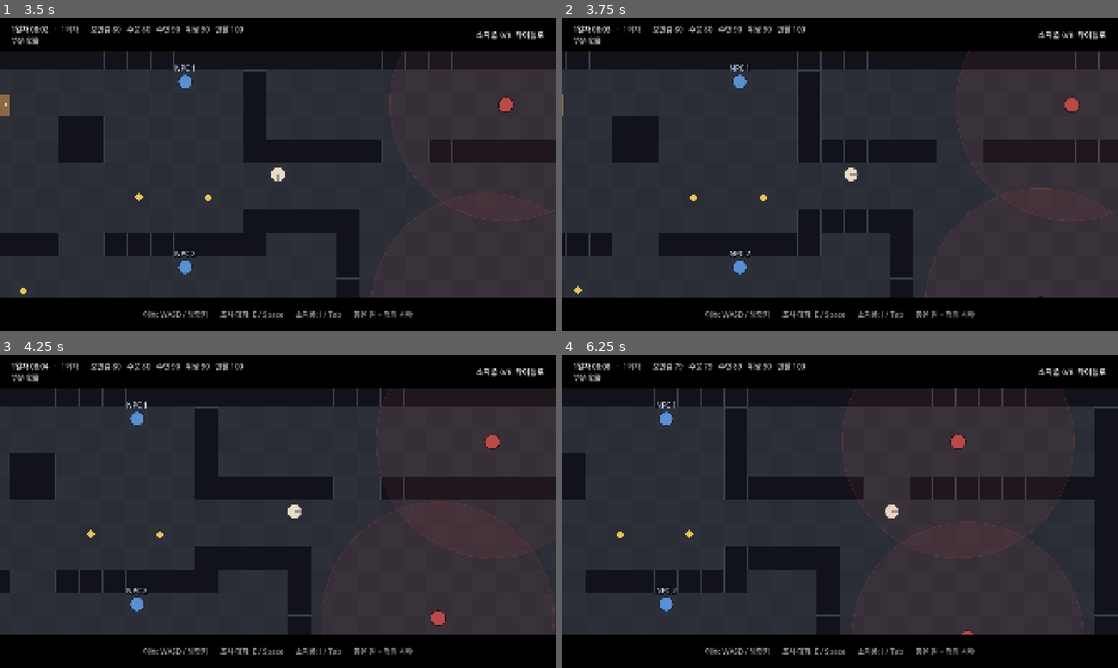
Above: before the commit, frames 1-4 (two rows, left to right).
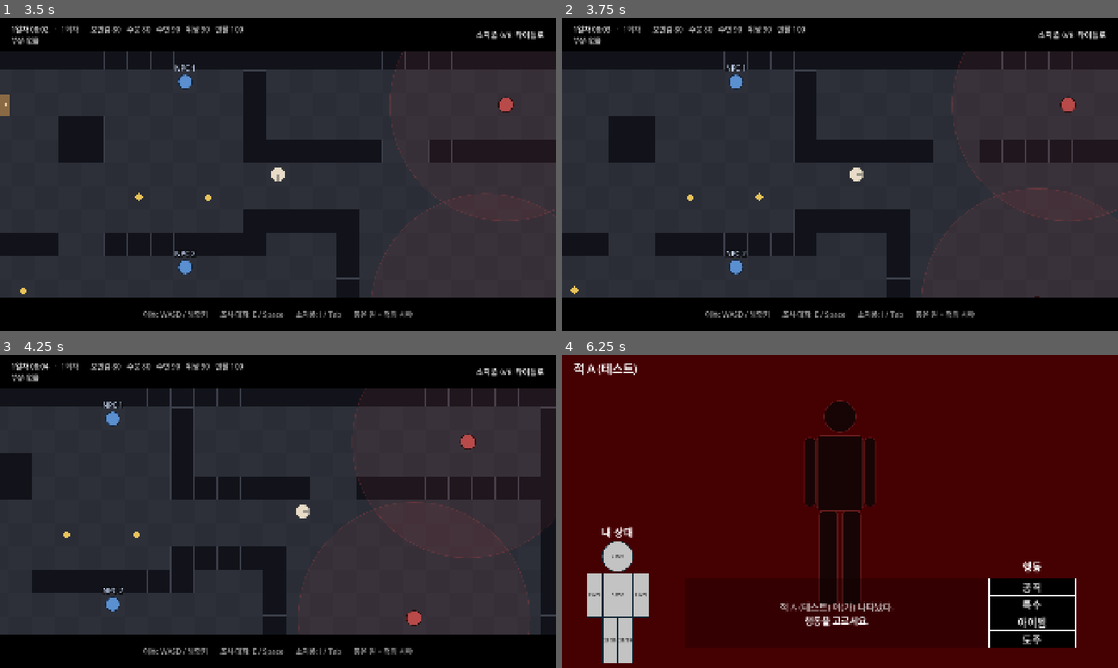
Above: after the commit, the same moments.

Repository: HomilBBANG/rt_Tevah
Game: Godot game, scene res://scenes/title.tscn
The game is run twice, just before and just after one commit, with the same random seed, the same clock (stepped at 60 frames per second) and the same inputs.
Inputs (mouse positions are in pixels of both pictures, inside the frame that each line leads up to):
- Up to frame 1 (3.5 s): click "새 회차" at 0.5 s; click "소지품 0/8" at 1.25 s; click "타이틀로" at 2 s; click "닫기" at 2.75 s
- Up to frame 2 (3.75 s): tap Enter (ui_accept) at 3.5 s; move the mouse to (962, 158) at 3.52 s; hold D (dodge_right) from 3.53 s (still down); hold Shift (run, bound only after the commit) from 3.53 s (still down); click (962, 158) at 3.67 s
- Up to frame 3 (4.25 s): keep holding D (dodge_right); keep holding Shift (run, bound only after the commit); tap Enter (ui_accept) at 3.77 s
- Up to frame 4 (6.25 s): release D (dodge_right) at 4.25 s; release Shift (run, bound only after the commit) at 4.25 s; drag from (728, 527) to (812, 574) at 4.27 s; move the mouse to (895, 442) at 5.02 s; hold D (dodge_right) 5.03-5.75 s; hold Shift (run, bound only after the commit) 5.03-5.75 s; drag from (812, 574) to (673, 464) at 5.77 s

Frame 1 is identical in both runs. In frame 2, 2.6% of the frame differs, in the area x 0-100%, y 10-90%; in frame 3, 11%; in frame 4, 98%, in the area x 0-100%, y 0-100%.

Commit message:
Split characters into Player and Npcs sheets; run; combat Special button
- content.xlsx: Characters/Enemies/EnemyParts/EnemyAttacks -> Player, Npcs (all NPCs and
  enemies, since NPCs can be fought), NpcParts, NpcAttacks. Both have walk/run speed and the
  six abilities strength/endurance/intelligence/health/mental/divinity, which replace the
  dummy dice abilities stat_a/stat_b. PlayerParts and NpcParts get a per-part attack value
  (stored only; damage formula is TODO)
- Converter: new sheets; an NPC with NpcParts/NpcAttacks is fightable (enemies.json keeps
  enemy_id = npc_id); protagonist ids must be in Player
- Field: player walks at walk_speed and runs at run_speed while holding Shift (pad L1);
  map enemies patrol at walk_speed and chase at run_speed. Config field_*_speed removed
- Combat: text box background 30% opacity; new Special action under Attack (no special
  actions defined yet, shows a notice + cancel)
- Cat dialogue text edit by the user included

Co-Authored-By: Claude Opus 5.5 <noreply@anthropic.com>

Diff:
--- a/core/expr.gd
+++ b/core/expr.gd
@@ -1,10 +1,10 @@
 extends RefCounted
 ## 조건·효과 문법 파서. tools/xlsx_to_json.py 의 검사기와 같은 문법 — 한쪽을 바꾸면 다른 쪽도 맞출 것.
 ##
-## 조건: has:id, has:id>=2, flag:x, wflag:x, stat:hp>=30, abil:stat_a>=3, surv:hunger<30, trait:x,
+## 조건: has:id, has:id>=2, flag:x, wflag:x, stat:hp>=30, abil:strength>=3, surv:hunger<30, trait:x,
 ##       cut:left_arm / cut:any (팔다리 절단), count:death>=1 / count:run>=2 (월드 기록) / 연산자 ! & | ( )  (우선순위 ! > & > |)
 ## 효과(; 구분): item:+id, item:-id, item:+id*2, stat:hp-10 / +10 / =10, setflag:x, clearflag:x,
-##              setwflag:x, loot:spot, goto:node, abil:stat_a+1 / -1 / =3, surv:hunger+40, save,
+##              setwflag:x, loot:spot, goto:node, abil:strength+1 / -1 / =3, surv:hunger+40, save,
 ##              restore:left_arm / restore:all (잘린 팔다리 복구, §10 거래)
 ##
 ## 문법 오류는 크래시하지 않는다: push_error 로 남기고 조건은 false, 효과는 그 항목만 건너뛴다.
--- a/core/input_actions.gd
+++ b/core/input_actions.gd
@@ -3,6 +3,7 @@
 ##   move_*  : 탐험 이동 (WASD, 방향키, 패드 십자키·왼스틱)
 ##   interact: 조사·대화 (E, Space, Enter, 패드 A)
 ##   inventory: 소지품 (I, Tab, 패드 Y)
+##   run     : 누르는 동안 달리기 (Shift, 패드 L1)
 ##   dodge_* : 전투 회피 (WASD, 방향키, 패드 십자키) — 기획서 §8.1
 
 const KEYS := {
@@ -12,6 +13,7 @@
 	"dodge_down": [KEY_S, KEY_DOWN], "dodge_right": [KEY_D, KEY_RIGHT],
 	"interact": [KEY_E, KEY_SPACE, KEY_ENTER],
 	"inventory": [KEY_I, KEY_TAB],
+	"run": [KEY_SHIFT],
 }
 const PAD_BUTTONS := {
 	"move_up": JOY_BUTTON_DPAD_UP, "move_left": JOY_BUTTON_DPAD_LEFT,
@@ -20,6 +22,7 @@
 	"dodge_down": JOY_BUTTON_DPAD_DOWN, "dodge_right": JOY_BUTTON_DPAD_RIGHT,
 	"interact": JOY_BUTTON_A,
 	"inventory": JOY_BUTTON_Y,
+	"run": JOY_BUTTON_LEFT_SHOULDER,
 }
 const PAD_AXES := {
 	"move_up": [JOY_AXIS_LEFT_Y, -1.0], "move_down": [JOY_AXIS_LEFT_Y, 1.0],
--- a/data/abilities.json
+++ b/data/abilities.json
@@ -1,10 +1,26 @@
 [
  {
-  "ability_id": "stat_a",
-  "name": "능력치 A"
+  "ability_id": "strength",
+  "name": "근력"
  },
  {
-  "ability_id": "stat_b",
-  "name": "능력치 B"
+  "ability_id": "endurance",
+  "name": "지구력"
+ },
+ {
+  "ability_id": "intelligence",
+  "name": "지능"
+ },
+ {
+  "ability_id": "health",
+  "name": "건강"
+ },
+ {
+  "ability_id": "mental",
+  "name": "정신력"
+ },
+ {
+  "ability_id": "divinity",
+  "name": "신성력"
  }
 ]
--- a/data/characters.json
+++ b/data/characters.json
@@ -2,44 +2,105 @@
  {
   "char_id": "char_t1",
   "name": "주인공 1",
+  "name_color": "#D81B4A",
   "traits": [
    "tester"
   ],
-  "name_color": "#D81B4A",
   "abilities": {
-   "stat_a": 3,
-   "stat_b": 0
-  }
+   "strength": 3,
+   "endurance": 0,
+   "intelligence": 0,
+   "health": 0,
+   "mental": 0,
+   "divinity": 0
+  },
+  "walk_speed": 4.0,
+  "run_speed": 6.0,
+  "is_player": true
  },
  {
   "char_id": "char_t2",
   "name": "주인공 2",
+  "name_color": "",
   "traits": [],
-  "name_color": "",
   "abilities": {
-   "stat_a": 1,
-   "stat_b": 2
-  }
+   "strength": 1,
+   "endurance": 0,
+   "intelligence": 2,
+   "health": 0,
+   "mental": 0,
+   "divinity": 0
+  },
+  "walk_speed": 4.0,
+  "run_speed": 6.0,
+  "is_player": true
  },
  {
   "char_id": "char_npc",
   "name": "NPC 1",
+  "name_color": "#F2C200",
   "traits": [],
-  "name_color": "#F2C200",
-  "abilities": {}
+  "abilities": {
+   "strength": 0,
+   "endurance": 0,
+   "intelligence": 0,
+   "health": 0,
+   "mental": 0,
+   "divinity": 0
+  },
+  "walk_speed": 0.0,
+  "run_speed": 0.0,
+  "is_player": false
  },
  {
   "char_id": "char_npc2",
   "name": "NPC 2",
+  "name_color": "#4FC3F7",
   "traits": [],
-  "name_color": "#4FC3F7",
-  "abilities": {}
+  "abilities": {
+   "strength": 0,
+   "endurance": 0,
+   "intelligence": 0,
+   "health": 0,
+   "mental": 0,
+   "divinity": 0
+  },
+  "walk_speed": 0.0,
+  "run_speed": 0.0,
+  "is_player": false
  },
  {
   "char_id": "char_cat",
   "name": "고양이",
+  "name_color": "#E8B04A",
   "traits": [],
-  "name_color": "#E8B04A",
-  "abilities": {}
+  "abilities": {
+   "strength": 0,
+   "endurance": 0,
+   "intelligence": 0,
+   "health": 0,
+   "mental": 0,
+   "divinity": 0
+  },
+  "walk_speed": 0.0,
+  "run_speed": 0.0,
+  "is_player": false
+ },
+ {
+  "char_id": "enemy_test",
+  "name": "적 A (테스트)",
+  "name_color": "",
+  "traits": [],
+  "abilities": {
+   "strength": 0,
+   "endurance": 0,
+   "intelligence": 0,
+   "health": 0,
+   "mental": 0,
+   "divinity": 0
+  },
+  "walk_speed": 2.0,
+  "run_speed": 3.2,
+  "is_player": false
  }
 ]
--- a/data/choices.json
+++ b/data/choices.json
@@ -297,7 +297,7 @@
   "effects": "setflag:dice_ok",
   "next_node": "t1_dice_ok",
   "type": "dice",
-  "check": "stat_a",
+  "check": "strength",
   "dc": 12,
   "mod": 0,
   "fail_effects": "stat:hp-5",
@@ -313,7 +313,7 @@
   "effects": "",
   "next_node": "t1_dice_ok",
   "type": "dice",
-  "check": "stat_b",
+  "check": "intelligence",
   "dc": 10,
   "mod": -5,
   "fail_effects": "",
@@ -326,7 +326,7 @@
   "condition": "",
   "show_mode": "",
   "cost": "",
-  "effects": "abil:stat_a+1",
+  "effects": "abil:strength+1",
   "next_node": "t1_e",
   "type": "normal",
   "check": "",
@@ -338,8 +338,8 @@
  {
   "choice_id": "c_e4",
   "node_id": "t1_e",
-  "text": "능력치 조건 (abil:stat_a>=4)",
-  "condition": "abil:stat_a>=4",
+  "text": "능력치 조건 (abil:strength>=4)",
+  "condition": "abil:strength>=4",
   "show_mode": "gray",
   "cost": "",
   "effects": "",
@@ -466,14 +466,14 @@
  {
   "choice_id": "fdc3",
   "node_id": "fd_npc1_a",
-  "text": "설득 (능력치 A, 목표 12)",
+  "text": "설득 (근력, 목표 12)",
   "condition": "",
   "show_mode": "",
   "cost": "",
   "effects": "item:+bandage",
   "next_node": "fd_npc1_b",
   "type": "dice",
-  "check": "stat_a",
+  "check": "strength",
   "dc": 12,
   "mod": 0,
   "fail_effects": "",
--- a/data/config.json
+++ b/data/config.json
@@ -13,9 +13,6 @@
  "combat_flee_chance": 50,
  "combat_feint_switch": 0.55,
  "field_tile": 80,
- "field_player_speed": 4,
- "field_enemy_speed": 2,
- "field_enemy_chase_speed": 3.2,
  "field_enemy_sight": 5,
  "field_enemy_lose_sight": 8,
  "field_flee_grace": 3,
--- a/data/enemies.json
+++ b/data/enemies.json
@@ -2,38 +2,52 @@
  {
   "enemy_id": "enemy_test",
   "name": "적 A (테스트)",
+  "image": "",
   "flee_chance": 50.0,
-  "image": "",
+  "walk_speed": 2.0,
+  "run_speed": 3.2,
+  "abilities": {
+   "strength": 0,
+   "endurance": 0,
+   "intelligence": 0,
+   "health": 0,
+   "mental": 0,
+   "divinity": 0
+  },
   "parts": [
    {
-    "enemy_id": "enemy_test",
+    "npc_id": "enemy_test",
     "part_id": "head",
     "name": "머리",
     "hp": 10,
+    "attack": 12,
     "hit_chance": 50.0,
     "vital": true
    },
    {
-    "enemy_id": "enemy_test",
+    "npc_id": "enemy_test",
     "part_id": "torso",
     "name": "몸통",
     "hp": 30,
+    "attack": 0,
     "hit_chance": 90.0,
     "vital": true
    },
    {
-    "enemy_id": "enemy_test",
+    "npc_id": "enemy_test",
     "part_id": "left_arm",
     "name": "왼팔",
     "hp": 15,
+    "attack": 8,
     "hit_chance": 70.0,
     "vital": false
    },
    {
-    "enemy_id": "enemy_test",
+    "npc_id": "enemy_test",
     "part_id": "right_arm",
     "name": "오른팔",
     "hp": 15,
+    "attack": 10,
     "hit_chance": 70.0,
     "vital": false
    }
@@ -41,7 +55,7 @@
   "attacks": [
    {
     "attack_id": "atk_normal",
-    "enemy_id": "enemy_test",
+    "npc_id": "enemy_test",
     "name": "일반 공격 (테스트)",
     "part": "right_arm",
     "pattern": "normal",
@@ -58,7 +72,7 @@
    },
    {
     "attack_id": "atk_quick",
-    "enemy_id": "enemy_test",
+    "npc_id": "enemy_test",
     "name": "속공 (테스트)",
     "part": "left_arm",
     "pattern": "quick",
@@ -75,7 +89,7 @@
    },
    {
     "attack_id": "atk_combo",
-    "enemy_id": "enemy_test",
+    "npc_id": "enemy_test",
     "name": "연속 공격 (테스트)",
     "part": "right_arm",
     "pattern": "combo",
@@ -96,7 +110,7 @@
    },
    {
     "attack_id": "atk_feint",
-    "enemy_id": "enemy_test",
+    "npc_id": "enemy_test",
     "name": "기만 공격 (테스트)",
     "part": "head",
     "pattern": "feint",
--- a/data/items.json
+++ b/data/items.json
@@ -17,7 +17,7 @@
   "stack_max": 1,
   "dice_bonus": [
    {
-    "ability": "stat_a",
+    "ability": "strength",
     "value": 1
    }
   ]
--- a/data/nodes.json
+++ b/data/nodes.json
@@ -146,7 +146,7 @@
   "node_id": "fd_cat_a",
   "episode_id": "",
   "speaker_id": "char_cat",
-  "text": "고양이 노드 (테스트, 사람 말을 하지 않는다)",
+  "text": "먀옹",
   "next_node": "",
   "on_enter": "",
   "kind": "",
--- a/data/player_parts.json
+++ b/data/player_parts.json
@@ -4,6 +4,7 @@
   "name": "머리",
   "key": "W",
   "hp": 20,
+  "attack": 0,
   "vital": true
  },
  {
@@ -11,6 +12,7 @@
   "name": "몸통",
   "key": "S",
   "hp": 50,
+  "attack": 0,
   "vital": true
  },
  {
@@ -18,6 +20,7 @@
   "name": "왼팔",
   "key": "A",
   "hp": 25,
+  "attack": 10,
   "vital": false
  },
  {
@@ -25,6 +28,7 @@
   "name": "오른팔",
   "key": "D",
   "hp": 25,
+  "attack": 10,
   "vital": false
  },
  {
@@ -32,6 +36,7 @@
   "name": "왼다리",
   "key": "A",
   "hp": 25,
+  "attack": 5,
   "vital": false
  },
  {
@@ -39,6 +44,7 @@
   "name": "오른다리",
   "key": "D",
   "hp": 25,
+  "attack": 5,
   "vital": false
  }
 ]
--- a/scenes/combat.gd
+++ b/scenes/combat.gd
@@ -3,7 +3,8 @@
 ##
 ## 배치: 왼쪽 위 적 이름 / 가운데 적 그림 / 왼쪽 아래 내 상태(부위 HP) / 가운데 아래 텍스트 창 / 그 오른쪽 행동 버튼
 ## 텍스트 창: 시스템 메시지 + 행동 세부 선택지(공격할 부위 등)
-## 플레이어 턴: 공격(텍스트 창에서 적 부위 선택) / 아이템(인벤토리, 소모품 사용) / 도주(주사위 1~100 ≤ 적의 도주 성공률)
+## 플레이어 턴: 공격(텍스트 창에서 적 부위 선택) / 특수(스킬·무기 던지기 등, 아직 없음) / 아이템(인벤토리, 소모품 사용)
+##   / 도주(주사위 1~100 ≤ 적의 도주 성공률)
 ## 적 턴: 공격 전조 → 회피 원이 고리에 닿는 순간 맞는 방향키(W/A/S/D 또는 방향키·패드) 입력
 
 const Combat = preload("res://core/combat/combat.gd")
@@ -28,7 +29,7 @@
 var embedded := false
 var enemy_id_override := ""
 var player_state := {}
-var _state := ""              # player / target / item / rolling / enemy / over
+var _state := ""              # player / target / special / item / rolling / enemy / over
 var _log: PackedStringArray = []
 var _prompt := ""             # 텍스트 창 마지막 줄 (안내·주사위 등)
 var _intro := ""              # "적 이(가) 나타났다." — 첫 행동 결과가 나오기 전까지만 보임 (로그에 남기지 않음)
@@ -52,6 +53,7 @@
 	%PlayerBody.order = combat.player_order
 	%PlayerBody.mouse_filter = Control.MOUSE_FILTER_IGNORE
 	%AttackButton.pressed.connect(_on_attack)
+	%SpecialButton.pressed.connect(_on_special)
 	%ItemButton.pressed.connect(_on_item)
 	%FleeButton.pressed.connect(_on_flee)
 	%Inventory.use_handler = _on_item_used
@@ -83,6 +85,7 @@
 
 func _set_actions(on: bool) -> void:
 	%AttackButton.disabled = not on or not combat.can_attack()
+	%SpecialButton.disabled = not on
 	%ItemButton.disabled = not on
 	%FleeButton.disabled = not on or not combat.can_flee()
 
@@ -124,6 +127,19 @@
 		else:
 			_add_log("%s 명중 (-%d)" % [part_name, res.damage])
 	await _after_player_action()
+
+
+## 특수 → 텍스트 창에 특수 행동 목록 (스킬 사용·무기 던지기 등)
+## TODO(기획): 특수 행동 데이터(스킬 시트, 신성력 소모, 던질 수 있는 무기)가 정해지면 목록을 채운다. 지금은 비어 있음
+func _on_special() -> void:
+	if _state != "player":
+		return
+	_state = "special"
+	_set_actions(false)
+	_clear_options()
+	_set_prompt("아직 쓸 수 있는 특수 행동이 없다.")
+	_option_button("취소").pressed.connect(_player_turn)
+	%Options.visible = true
 
 
 ## 아이템 → 인벤토리 (소모품 사용). TODO(기획): 장비 착용 — 장비 시스템이 아직 없음
@@ -291,7 +307,7 @@
 	var lines := PackedStringArray()
 	# 텍스트 창은 4줄 남짓: 선택지·결과 버튼이 뜨면 최근 메시지 하나만, 안내가 길면 그만큼 덜
 	var keep := LOG_LINES
-	if _state in ["target", "over"]:
+	if _state in ["target", "special", "over"]:
 		keep = 1
 	elif _prompt != "":
 		keep = clampi(4 - _prompt.count("\n") - 1, 1, LOG_LINES)
--- a/scenes/combat.tscn
+++ b/scenes/combat.tscn
@@ -11,7 +11,7 @@
 content_margin_top = 12.0
 content_margin_right = 30.0
 content_margin_bottom = 12.0
-bg_color = Color(0.07, 0, 0, 0.94)
+bg_color = Color(0.07, 0, 0, 0.3)
 border_width_left = 3
 border_width_top = 3
 border_width_right = 3
@@ -243,6 +243,18 @@
 theme_override_styles/normal = SubResource("btn_normal")
 text = "공격"
 
+[node name="SpecialButton" type="Button" parent="Actions"]
+unique_name_in_owner = true
+layout_mode = 2
+size_flags_vertical = 3
+theme_override_font_sizes/font_size = 36
+theme_override_styles/focus = SubResource("btn_focus")
+theme_override_styles/disabled = SubResource("btn_disabled")
+theme_override_styles/hover = SubResource("btn_hover")
+theme_override_styles/pressed = SubResource("btn_pressed")
+theme_override_styles/normal = SubResource("btn_normal")
+text = "특수"
+
 [node name="ItemButton" type="Button" parent="Actions"]
 unique_name_in_owner = true
 layout_mode = 2
--- a/scenes/field/field.gd
+++ b/scenes/field/field.gd
@@ -152,7 +152,10 @@
 	player.set_script(PlayerScript)
 	player.field = self
 	player.radius = tile * 0.3
-	player.speed = cfg.call("field_player_speed", 4)
+	# 이동 속도는 주인공(Player 시트)의 walk_speed·run_speed (칸/초)
+	var me: Dictionary = DataLoader.characters.get(GameState.protagonist_id, {})
+	player.speed = float(me.get("walk_speed", 4)) * tile
+	player.run_speed = float(me.get("run_speed", me.get("walk_speed", 4))) * tile
 	player.collision_layer = ACTOR_LAYER
 	player.collision_mask = WALL_LAYER | NPC_LAYER | DOOR_LAYER
 	# 새 회차는 맵 한복판(S)에서 깨어나고, 그 밖에는 P(출구로 들어온 곳·베이스캠프에서 깨어나는 곳)
@@ -188,8 +191,10 @@
 				e.field = self
 				e.data = o
 				e.radius = tile * 0.32
-				e.patrol_speed = cfg.call("field_enemy_speed", 2)
-				e.chase_speed = cfg.call("field_enemy_chase_speed", 3.2)
+				# 순찰 = 걷기, 추격 = 달리기 (Npcs 시트의 walk_speed·run_speed, 칸/초)
+				var npc: Dictionary = DataLoader.enemies.get(o.ref, {})
+				e.patrol_speed = float(npc.get("walk_speed", 2)) * tile
+				e.chase_speed = float(npc.get("run_speed", 3.2)) * tile
 				e.sight = cfg.call("field_enemy_sight", 5)
 				e.lose_sight = cfg.call("field_enemy_lose_sight", 8)
 				e.collision_layer = 0
--- a/scenes/field/field_player.gd
+++ b/scenes/field/field_player.gd
@@ -3,7 +3,8 @@
 
 var field: Node          # field.gd
 var radius := 23.0
-var speed := 192.0
+var speed := 192.0        # 걷기 (픽셀/초)
+var run_speed := 288.0    # 달리기: run 액션(Shift)을 누르는 동안
 var facing := Vector2.DOWN
 
 
@@ -12,7 +13,7 @@
 		velocity = Vector2.ZERO
 		return
 	var dir := Input.get_vector("move_left", "move_right", "move_up", "move_down")
-	velocity = dir * speed
+	velocity = dir * (run_speed if Input.is_action_pressed("run") else speed)
 	if dir != Vector2.ZERO:
 		facing = dir.normalized()
 		queue_redraw()
--- a/tests/combat_smoke.gd
+++ b/tests/combat_smoke.gd
@@ -19,6 +19,16 @@
 	check(ui.get_node("%EnemyName").text == "적 A (테스트)", "왼쪽 위 적 이름")
 	check(ui.get_node("%PlayerBody").figure, "내 상태: 사람 모양")
 	check("나타났다" in ui.get_node("%Message").text, "처음에 '나타났다' 표시")
+	var acts: Array = ui.get_node("%Actions").get_children().map(func(b): return b.text)
+	check(acts == ["공격", "특수", "아이템", "도주"], "행동 버튼: 공격 · 특수 · 아이템 · 도주 (%s)" % [acts])
+	check(is_equal_approx(ui.get_node("TextBox").get_theme_stylebox("panel").bg_color.a, 0.3), "텍스트 창 불투명도 30%")
+	ui.get_node("%SpecialButton").pressed.emit()
+	await _wait(0.1)
+	check("특수 행동이 없다" in ui.get_node("%Message").text and ui.get_node("%Options").get_child_count() == 1, "특수 → 아직 없음 + 취소")
+	await _snap("special")
+	ui.get_node("%Options").get_child(0).pressed.emit()
+	await _wait(0.1)
+	check(ui._state == "player" and not ui.get_node("%AttackButton").disabled, "특수 취소 → 다시 행동 고르기")
 
 	# 공격 → 텍스트 창에 적 부위 선택지 (부위 4 + 취소)
 	ui.get_node("%AttackButton").pressed.emit()
--- a/tests/field_smoke.gd
+++ b/tests/field_smoke.gd
@@ -28,6 +28,18 @@
 	await _wait(0.5)
 	Input.action_release("move_right")
 	check(f.player.position.x - x0 > f.tile * 1.5, "오른쪽 이동 (%.0f px)" % (f.player.position.x - x0))
+	check(is_equal_approx(f.player.speed, 4 * f.tile) and is_equal_approx(f.player.run_speed, 6 * f.tile),
+		"이동 속도 = Player 시트 걷기 4 · 달리기 6 (칸/초)")
+	check(is_equal_approx(f.enemies[0].patrol_speed, 2 * f.tile) and is_equal_approx(f.enemies[0].chase_speed, 3.2 * f.tile),
+		"적 속도 = Npcs 시트 걷기(순찰) 2 · 달리기(추격) 3.2")
+	var x1: float = f.player.position.x
+	Input.action_press("run")
+	Input.action_press("move_left")
+	await _wait(0.5)
+	Input.action_release("move_left")
+	Input.action_release("run")
+	check(x1 - f.player.position.x > f.tile * 2.3, "Shift 달리기: 0.5초에 약 3칸 (%.0f px)" % (x1 - f.player.position.x))
+	f.player.position.x = x1
 	# 벽: 위쪽은 벽이라 못 올라감
 	var y0: float = f.player.position.y
 	Input.action_press("move_up")
--- a/tests/test_story.gd
+++ b/tests/test_story.gd
@@ -98,7 +98,7 @@
 	check(GameState.item_count("pill") == 0 and node_id == "t1_d", "알약 사용 → 소모")
 	check(not _enabled("c_d4"), "알약 소모 후 복합조건 다시 비활성")
 
-	# ---------- 주사위 판정 (칼 소지 중: 능력치 A 3 + 칼 1)
+	# ---------- 주사위 판정 (칼 소지 중: 근력 3 + 칼 1)
 	await StoryRunner.choose("c_d8")
 	check(node_id == "t1_e", "판정 테스트 노드")
 	var d1 := _dice("c_e1")
@@ -106,7 +106,7 @@
 		"판정 A 미리보기: 보정 +4 (능력치 3 + 칼 1), 성공 65%% (%s)" % [d1])
 	var d2 := _dice("c_e2")
 	check(d2.mod == -5 and is_equal_approx(d2.chance, 0.3), "판정 B 미리보기: 상황 보정 -5, 성공 30%% (%s)" % [d2])
-	check(not _enabled("c_e4"), "abil 조건 (능력치 A >= 4) 비활성")
+	check(not _enabled("c_e4"), "abil 조건 (근력 >= 4) 비활성")
 	StoryRunner.forced_rolls = [8]
 	await StoryRunner.choose("c_e1")
 	check(last_dice.roll == 8 and last_dice.total == 12 and last_dice.success, "판정 성공: 8 + 4 = 12 >= 12")
@@ -131,17 +131,17 @@
 	await StoryRunner.choose("c_e1")
 	check(last_dice.success and last_dice.critical == "", "일반 판정은 critical 없음")
 	await StoryRunner.continue_story()
-	var impossible := StoryRunner.dice_preview({"check": "stat_a", "dc": 99, "mod": 0})
-	var certain := StoryRunner.dice_preview({"check": "stat_a", "dc": 1, "mod": 0})
+	var impossible := StoryRunner.dice_preview({"check": "strength", "dc": 99, "mod": 0})
+	var certain := StoryRunner.dice_preview({"check": "strength", "dc": 1, "mod": 0})
 	check(is_equal_approx(impossible.chance, 0.05) and is_equal_approx(certain.chance, 0.95), "확률 5%~95% 로 제한")
 	await StoryRunner.choose("c_e3")
-	check(GameState.get_ability("stat_a") == 4 and _enabled("c_e4"), "능력치 성장 abil:stat_a+1 → 조건 충족")
+	check(GameState.get_ability("strength") == 4 and _enabled("c_e4"), "능력치 성장 abil:strength+1 → 조건 충족")
 	check(is_equal_approx(_dice("c_e1").chance, 0.7), "성장 후 판정 A 70%")
 	var snap := GameState.episode_to_dict()
 	GameState.reset_for_episode(DataLoader.episodes.ep_test1)
 	StoryRunner.prepare("ep_test1", true)
 	await StoryRunner.launch()
-	check(GameState.get_ability("stat_a") == 4 and GameState.episode_to_dict() == snap, "능력치 성장 저장·재개")
+	check(GameState.get_ability("strength") == 4 and GameState.episode_to_dict() == snap, "능력치 성장 저장·재개")
 
 	# ---------- 대가형 · 사망
 	await _fresh_to_d()
@@ -182,11 +182,11 @@
 	# ---------- 필드 대화 (에피소드 없이, Config protagonist_id = char_t1)
 	ending = ""
 	GameState.reset_run()
-	check(GameState.protagonist_id == "char_t1" and GameState.get_ability("stat_a") == 3, "탐험 회차: 주인공 능력치 로드")
+	check(GameState.protagonist_id == "char_t1" and GameState.get_ability("strength") == 3, "탐험 회차: 주인공 능력치 로드")
 	await StoryRunner.start_dialogue("fd_npc1_a")
 	check(node_id == "fd_npc1_a" and StoryRunner.mode == "field", "NPC 1 대화 시작")
 	check(_ids() == ["fdc1", "fdc2", "fdc3", "fdc4"] and not _enabled("fdc2"), "일반·아이템(칼 없음 → 회색)·판정·끝내기")
-	check(_dice("fdc3").mod == 3, "판정 보정 = 주인공 능력치 A 3")
+	check(_dice("fdc3").mod == 3, "판정 보정 = 주인공 근력 3")
 	await StoryRunner.choose("fdc4")
 	check(dialogue_done == 1 and StoryRunner.ended and ending == "", "EXIT → 대화 끝 (엔딩 아님)")
 	GameState.add_item("knife", 1)
--- a/tools/dialogues/cat.json
+++ b/tools/dialogues/cat.json
@@ -5,7 +5,7 @@
   {
    "node_id": "fd_cat_a",
    "speaker_id": "char_cat",
-   "text": "고양이 노드 (테스트, 사람 말을 하지 않는다)",
+   "text": "먀옹",
    "next_node": "",
    "on_enter": "",
    "pos": [
@@ -74,8 +74,8 @@
    "next_node": "EXIT",
    "type": "combat",
    "check": "enemy_test",
-   "dc": 0,
-   "mod": 0,
+   "dc": 0.0,
+   "mod": 0.0,
    "fail_effects": "",
    "fail_next": "EXIT"
   }
--- a/tools/dialogues/npc1.json
+++ b/tools/dialogues/npc1.json
@@ -72,14 +72,14 @@
   {
    "choice_id": "fdc3",
    "node_id": "fd_npc1_a",
-   "text": "설득 (능력치 A, 목표 12)",
+   "text": "설득 (근력, 목표 12)",
    "condition": "",
    "show_mode": "",
    "cost": "",
    "effects": "item:+bandage",
    "next_node": "fd_npc1_b",
    "type": "dice",
-   "check": "stat_a",
+   "check": "strength",
    "dc": 12,
    "mod": 0,
    "fail_effects": "",
--- a/ui/choice_button.gd
+++ b/ui/choice_button.gd
@@ -1,6 +1,6 @@
 extends Button
 ## 선택지 버튼: "텍스트  [대가]" 표시, 조건 미충족이면 회색(비활성).
-## 종류 표시: item → "[아이템]", dice → "[판정 65%] … (능력치 A +4 · 목표 12)"
+## 종류 표시: item → "[아이템]", dice → "[판정 65%] … (근력 +4 · 목표 12)"
 
 
 func _init() -> void:
Not shown, added: tests/cat_combat_smoke.gd.uid
Not shown, changed: CLAUDE.md
Not shown, changed: tools/sheets/content.xlsx
Not shown, changed: tools/xlsx_to_json.py
